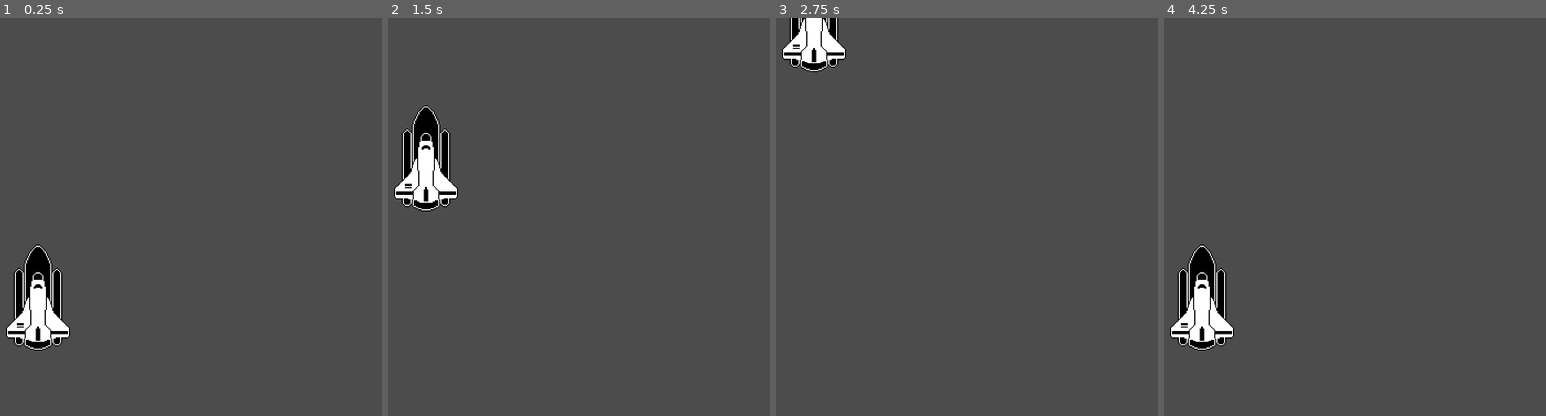
Above: before the commit, frames 1-4 (left to right).
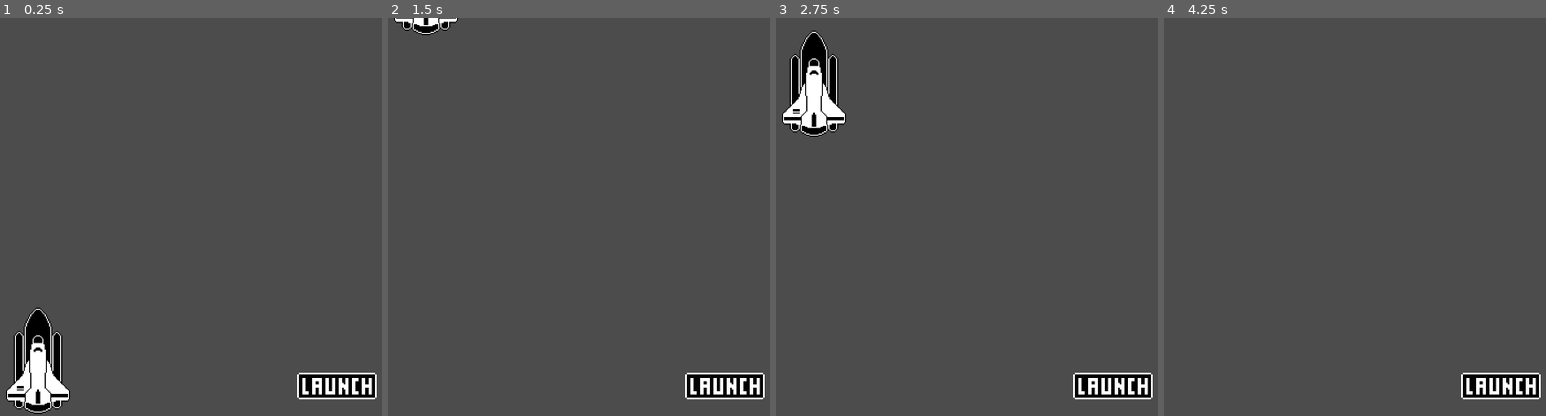
Above: after the commit, the same moments.

Repository: z4gon/rocket-launch-godot-game
Game: Godot game, scene res://Scenes/World.tscn
The game is run twice, just before and just after one commit, with the same random seed, the same clock (stepped at 60 frames per second) and the same inputs. Before the commit the project starts from res://World.tscn.
Inputs (mouse positions are in pixels of both pictures, inside the frame that each line leads up to):
- Up to frame 1 (0.25 s): no input
- Up to frame 2 (1.5 s): click (724, 384) at 0.52 s; click (724, 384) at 1.27 s
- Up to frame 3 (2.75 s): click (1112, 384) at 2.02 s
- Up to frame 4 (4.25 s): no input

The runs differ from the first frame. In frame 1, 6.3% of the frame differs, in the area x 1-99%, y 56-100%; in frame 2, 4.8%; in frame 3, 5.1%; in frame 4, 4.4%.

Commit message:
Texture button and signals

Diff:
--- a/World.tscn
+++ b/Scenes/World.tscn
@@ -1,12 +1,12 @@
-[gd_scene load_steps=6 format=2]
+[gd_scene load_steps=7 format=2]
 
 [ext_resource path="res://Sprites/RocketShip.png" type="Texture" id=1]
 [ext_resource path="res://Scripts/RocketShip.gd" type="Script" id=2]
-[ext_resource path="res://Scripts/World.gd" type="Script" id=3]
+[ext_resource path="res://Sprites/LaunchButton.png" type="Texture" id=3]
+[ext_resource path="res://Scripts/World.gd" type="Script" id=4]
 
 [sub_resource type="Animation" id=1]
 resource_name = "Launch"
-loop = true
 tracks/0/type = "value"
 tracks/0/path = NodePath("RocketShip:position")
 tracks/0/interp = 2
@@ -44,6 +44,20 @@
 texture = ExtResource( 1 )
 script = ExtResource( 2 )
 
-[node name="AnimationPlayer" type="AnimationPlayer" parent="."]
+[node name="MyAnimationPlayer" type="AnimationPlayer" parent="."]
 anims/Launch = SubResource( 1 )
 anims/RESET = SubResource( 2 )
+
+[node name="LaunchButton" type="TextureButton" parent="."]
+anchor_left = 1.0
+anchor_top = 1.0
+anchor_right = 1.0
+anchor_bottom = 1.0
+margin_left = -171.0
+margin_top = -78.0
+margin_right = -123.0
+margin_bottom = -62.0
+rect_scale = Vector2( 3, 3 )
+texture_normal = ExtResource( 3 )
+
+[connection signal="pressed" from="LaunchButton" to="." method="_on_LaunchButton_pressed"]
--- a/Scripts/World.gd
+++ b/Scripts/World.gd
@@ -1,7 +1,10 @@
 extends Node
 
 # onready var animationPlayer : AnimationPlayer = get_node("AnimationPlayer")
-onready var animationPlayer : AnimationPlayer = $AnimationPlayer
+onready var animationPlayer : AnimationPlayer = $MyAnimationPlayer
 
 func _ready():
+	pass
+
+func _on_LaunchButton_pressed():
 	animationPlayer.play("Launch")
--- a/project.godot
+++ b/project.godot
@@ -11,7 +11,7 @@
 [application]
 
 config/name="rocket-launch-godot-game"
-run/main_scene="res://World.tscn"
+run/main_scene="res://Scenes/World.tscn"
 config/icon="res://icon.png"
 
 [display]
Not shown: 1 places in Scenes/World.tscn that only renumber resources
